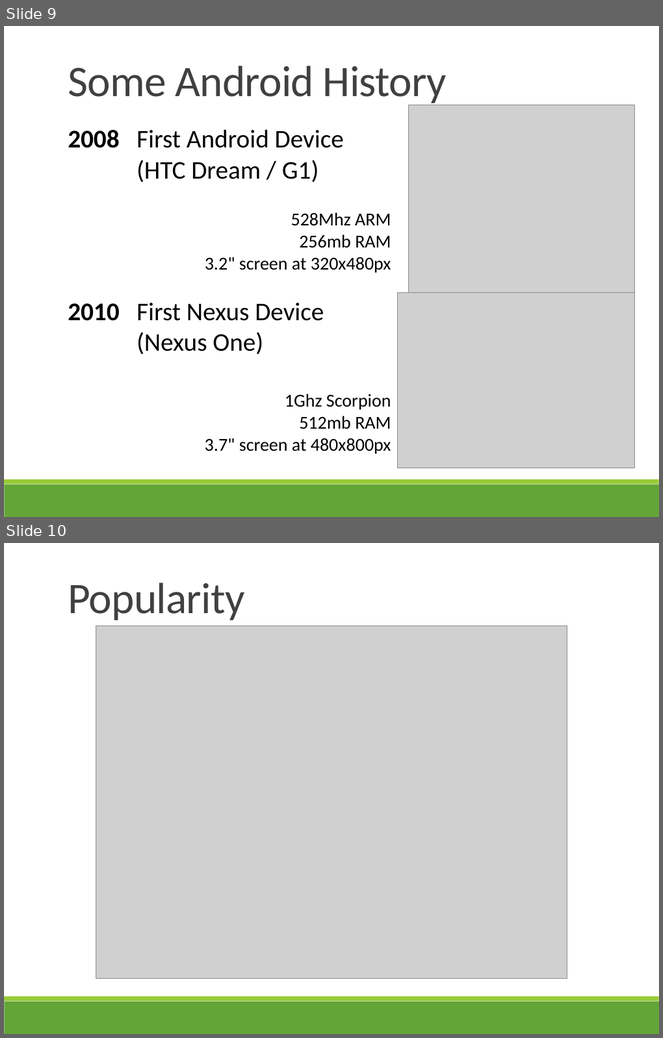
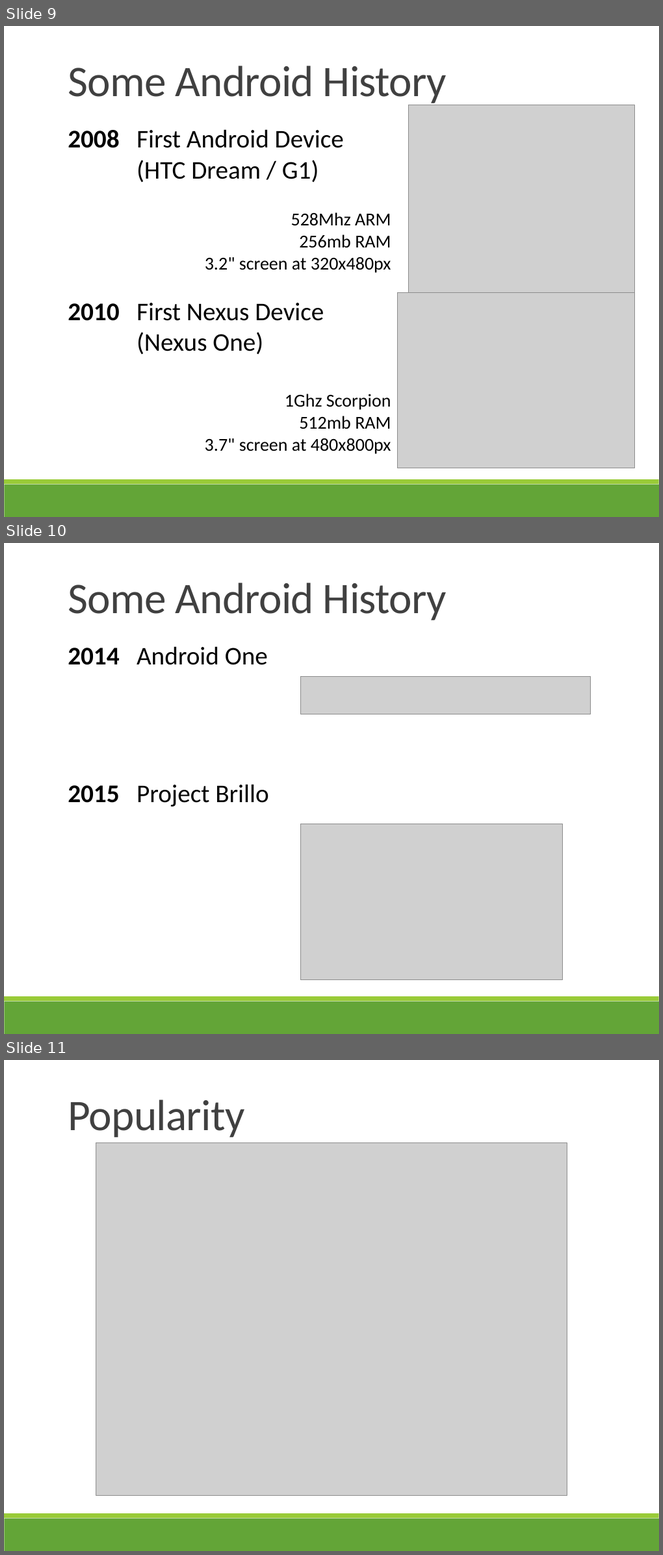
Before and after one commit to info498d-w16/lectures, a slide deck: 01-05-introduction.pptx. Shown one above the other, each under a label of ours: slides 9 and 10 before the commit, slides 9, 10 and 11 after it. The pictures are 663x1038 and 663x1555 pixels, drawn with LibreOffice and Linux fonts; fonts in the diff are those of the drawing; grey boxes stand for pictures. Boxes give left, top, right and bottom in pixels: in the first picture for what was removed or moved away, otherwise in the second. Text is boxed around its words. In the diff, an @@ line names an element or a change of style, - is before the commit and + after.

```diff
--- a/01-05-introduction.pptx
+++ b/01-05-introduction.pptx
@@ slide 10 added at [4,543,659,1034], background #FFFFFF; not listed: 2 template elements that a slide beside it also shows @@
@@ text added at [68,583,447,620], 48 pt, text #404040 @@
+Some Android History
@@ table added at [62,637,399,675], 1 rows, 2 columns @@
+2014 | Android One
@@ picture added at [301,677,591,715] @@
@@ table added at [62,776,399,813], 1 rows, 2 columns @@
+2015 | Project Brillo
@@ picture added at [301,824,563,980] @@
@@ what was slide 10 is now slide 11 @@
```
Also in this commit, not shown: 1 slide changed, 1 other file.
